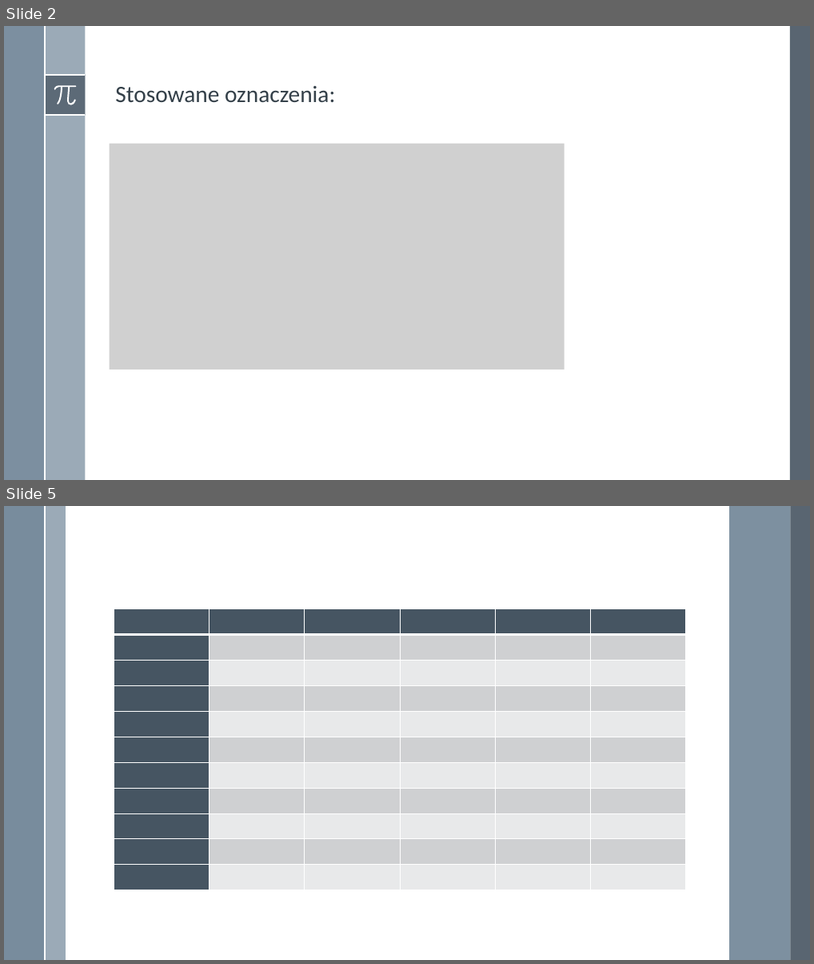
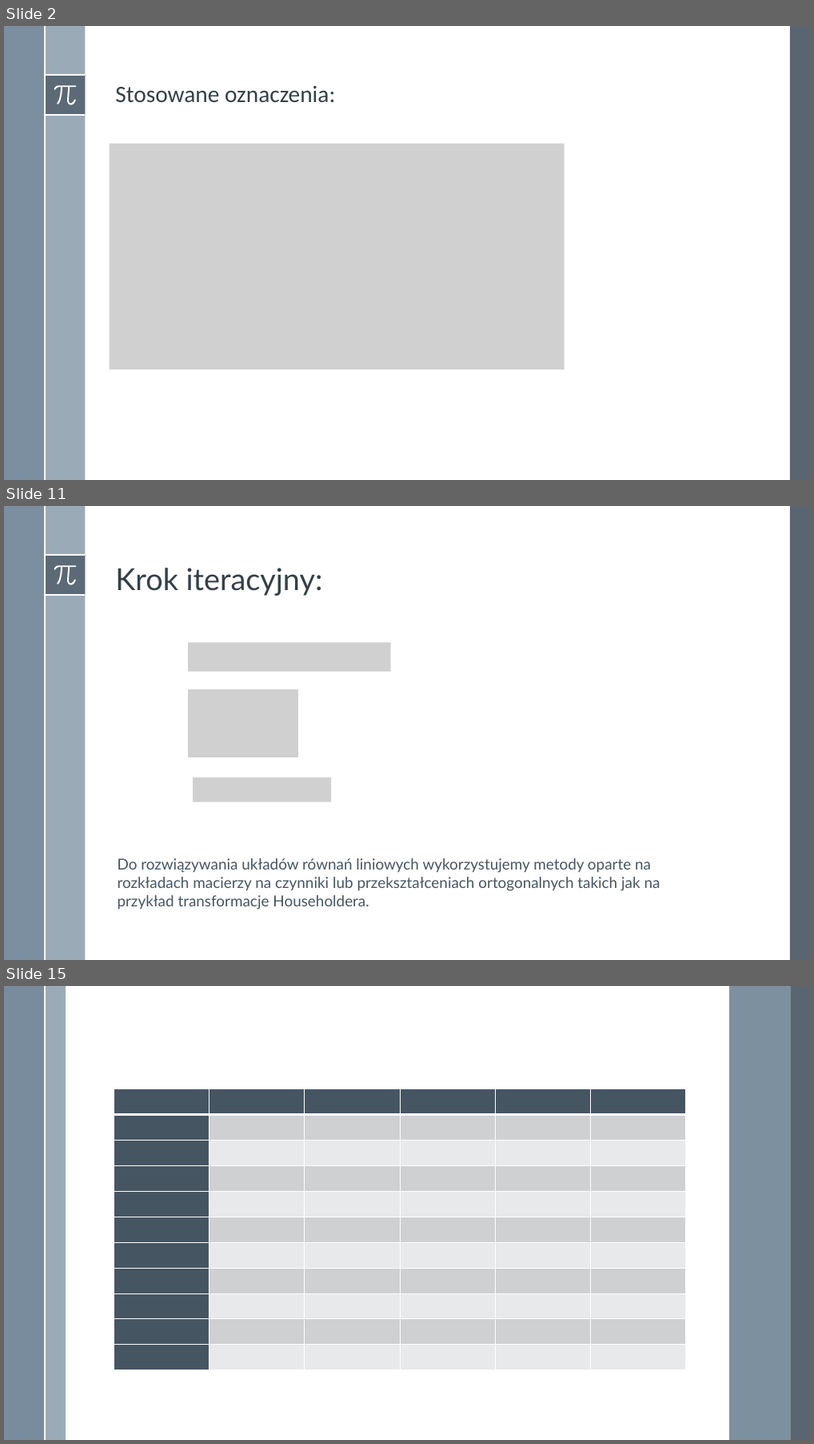
Before and after one commit to adamgracikowski/Numerical-Methods, a slide deck: Project2/Presentation/P2Z20_AGR.pptx. Shown one above the other, each under a label of ours: slides 2 and 5 before the commit, slides 2, 11 and 15 after it; the slides between them are not shown. The pictures are 814x964 and 814x1444 pixels, drawn with LibreOffice and Linux fonts; fonts in the diff are those of the drawing; grey boxes stand for pictures. Boxes give left, top, right and bottom in pixels: in the first picture for what was removed or moved away, otherwise in the second. Text is boxed around its words. In the diff, an @@ line names an element or a change of style, - is before the commit and + after.

```diff
--- a/Project2/Presentation/P2Z20_AGR.pptx
+++ b/Project2/Presentation/P2Z20_AGR.pptx
@@ slide 11 added at bbox=[4, 506, 810, 960], background #FFFFFF; not listed: 8 template elements that a slide beside it also shows @@
@@ title added at bbox=[115, 568, 323, 596], 36 pt, text #35404A @@
+Krok iteracyjny:
@@ picture added at bbox=[188, 642, 390, 671] @@
@@ picture added at bbox=[188, 689, 298, 757] @@
@@ picture added at bbox=[193, 778, 331, 802] @@
@@ text added at bbox=[118, 858, 661, 909], 18 pt, text #465562 @@
+Do rozwiązywania układów równań liniowych wykorzystujemy metody oparte na rozkładach macierzy na czynniki lub przekształceniach ortogonalnych takich jak na przykład transformacje Householdera.
@@ what was slide 5 is now slide 15 @@
```
Also in this commit, not shown: 1 slide changed, 10 other slides added, 1 slide removed.
